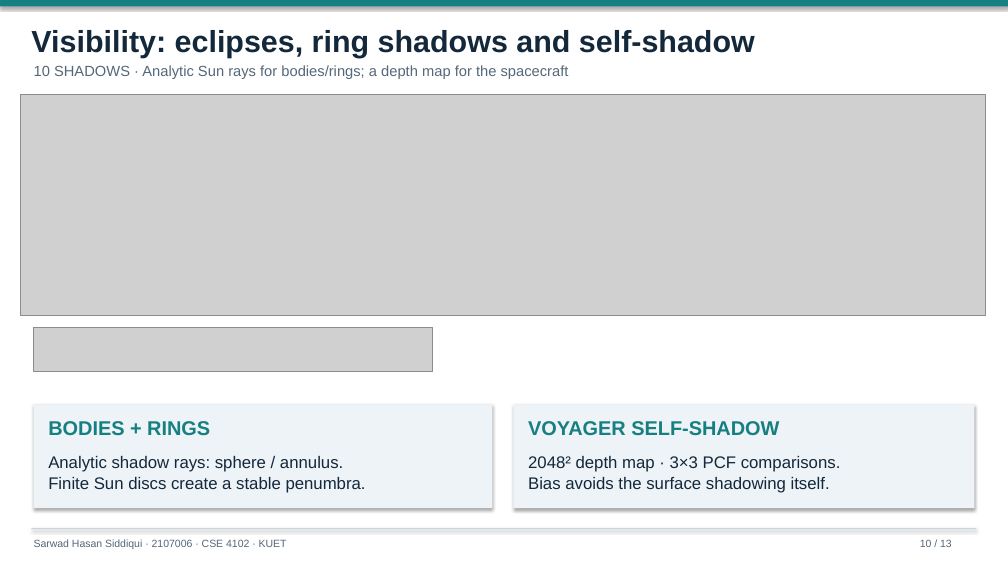
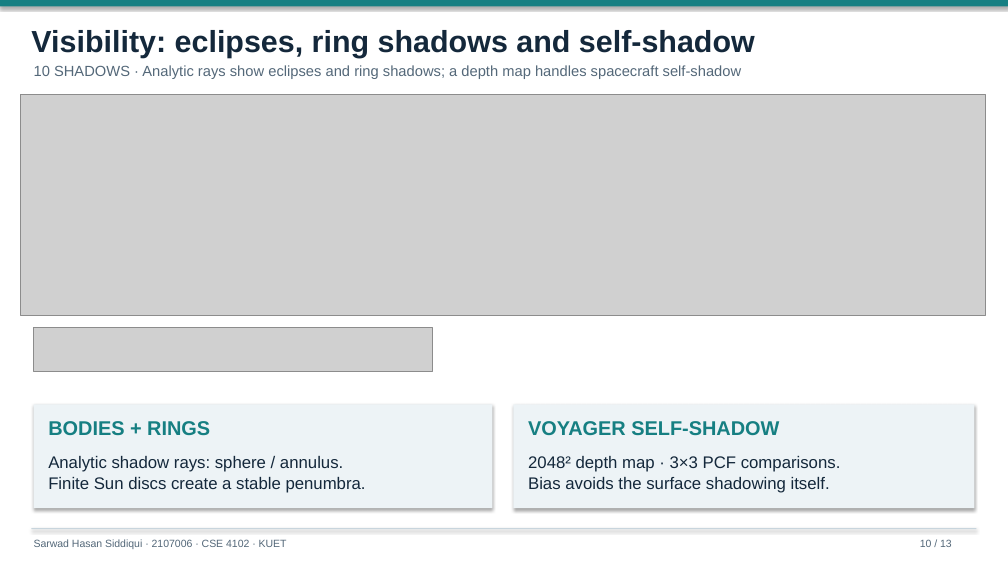
Before and after one commit to Rockstatata/Voyager-2, a slide deck: slide 10 of docs/report/Final-Presentation.pptx. Drawn at 1008x567 pixels with LibreOffice and Linux fonts; fonts in the diff are those of the drawing; grey boxes stand for pictures. Boxes give left, top, right and bottom in pixels: in the first picture for what was removed or moved away, otherwise in the second. Text is boxed around its words. In the diff, an @@ line names an element or a change of style, - is before the commit and + after.

```diff
--- a/docs/report/Final-Presentation.pptx
+++ b/docs/report/Final-Presentation.pptx
@@ text at bbox=[34, 65, 741, 79]: text changed @@
-10 SHADOWS · Analytic Sun rays for bodies/rings; a depth map for the spacecraft
+10 SHADOWS · Analytic rays show eclipses and ring shadows; a depth map handles spacecraft self-shadow
```
Also in this commit, not shown: 10 other slides changed, 10 other files.
